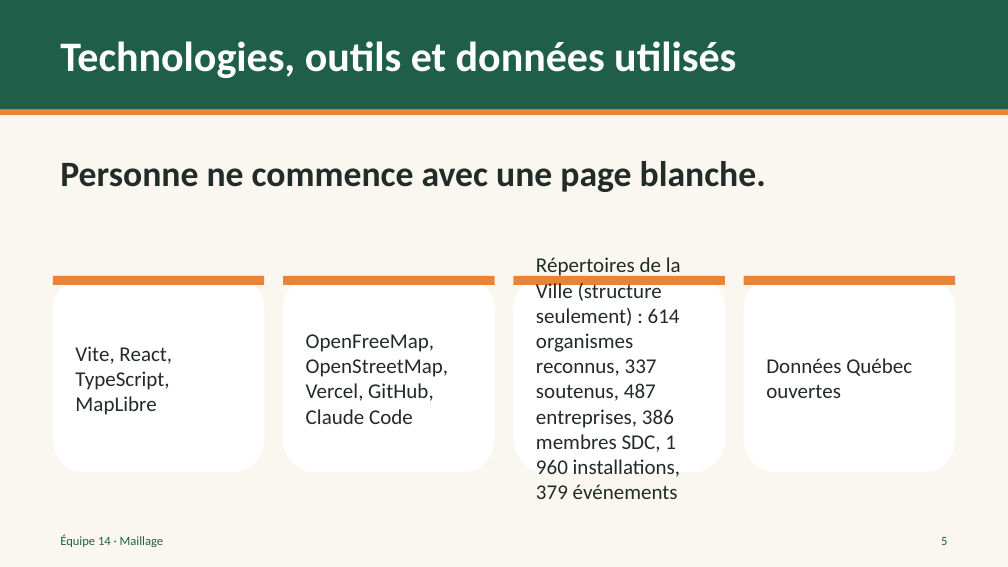
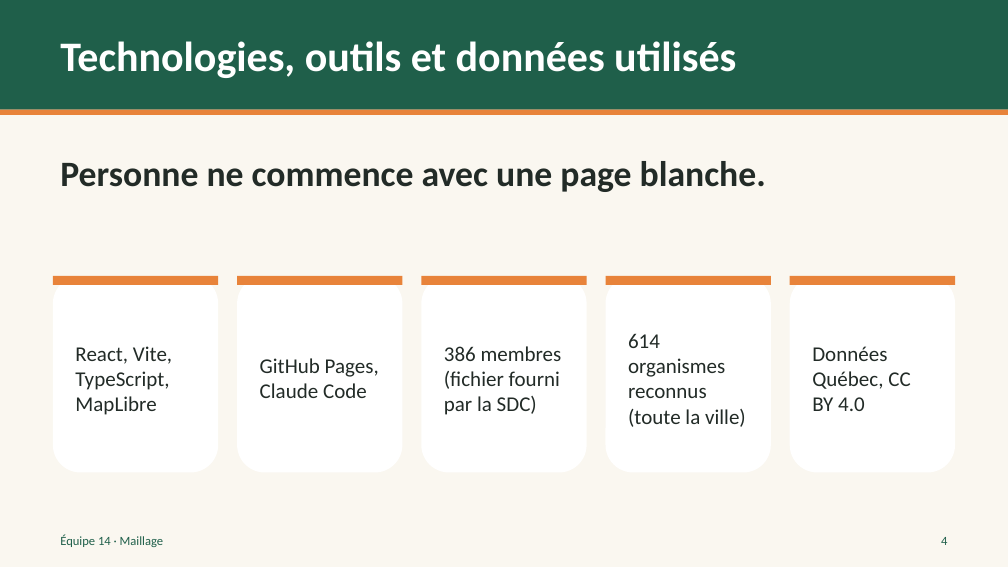
Before and after one commit to cianthiffault2006-png/hackathon-saint-roch-2026, a slide deck: slide 4 of docs/pitch/Maillage.pptx (slide 5 before the commit). Drawn at 1008x567 pixels with LibreOffice and Linux fonts; fonts in the diff are those of the drawing. Boxes give left, top, right and bottom in pixels: in the first picture for what was removed or moved away, otherwise in the second. Text is boxed around its words. In the diff, an @@ line names an element or a change of style, - is before the commit and + after.

```diff
--- a/docs/pitch/Maillage.pptx
+++ b/docs/pitch/Maillage.pptx
@@ rounded rectangle: place and size @@
-rounded rectangle at bbox=[53, 276, 265, 473]
+rounded rectangle at bbox=[53, 276, 219, 473]
@@ rectangle: place and size @@
-rectangle at bbox=[53, 276, 265, 285]
+rectangle at bbox=[53, 276, 219, 285]
@@ rounded rectangle: place and size @@
-rounded rectangle at bbox=[284, 276, 495, 473]
+rounded rectangle at bbox=[237, 276, 403, 473]
@@ rectangle: place and size @@
-rectangle at bbox=[284, 276, 495, 285]
+rectangle at bbox=[237, 276, 403, 285]
@@ rounded rectangle: place and size @@
-rounded rectangle at bbox=[513, 276, 725, 473]
+rounded rectangle at bbox=[421, 276, 587, 473]
@@ rectangle: place and size @@
-rectangle at bbox=[513, 276, 725, 285]
+rectangle at bbox=[421, 276, 587, 285]
@@ rounded rectangle: place and size @@
-rounded rectangle at bbox=[744, 276, 956, 473]
+rounded rectangle at bbox=[606, 276, 771, 473]
@@ rectangle: place and size @@
-rectangle at bbox=[744, 276, 956, 285]
+rectangle at bbox=[606, 276, 771, 285]
@@ rounded rectangle added at bbox=[790, 276, 956, 473], fill #FFFFFF @@
@@ rectangle added at bbox=[790, 276, 956, 285], fill #E8833A @@
@@ text at bbox=[75, 346, 172, 415]: text changed @@
-Vite, React, TypeScript, MapLibre
+React, Vite, TypeScript, MapLibre
@@ text at bbox=[260, 358, 379, 398]: text changed @@
-OpenFreeMap, OpenStreetMap, Vercel, GitHub, Claude Code
+GitHub Pages, Claude Code
@@ text at bbox=[444, 346, 562, 415]: text changed @@
-Répertoires de la Ville (structure seulement) : 614 organismes reconnus, 337 soutenus, 487 entreprises, 386 membres SDC, 1 960 installations, 379 événements
+386 membres (fichier fourni par la SDC)
@@ text added at bbox=[628, 333, 746, 427], 20 pt, text #222B27 @@
+614 organismes reconnus (toute la ville)
@@ text at bbox=[812, 346, 910, 411]: text changed @@
-Données Québec ouvertes
+Données Québec, CC BY 4.0
@@ text at bbox=[941, 537, 947, 545]: text changed @@
-5
+4
```
Also in this commit, not shown: 4 other slides changed, 1 slide removed, 7 other files.
